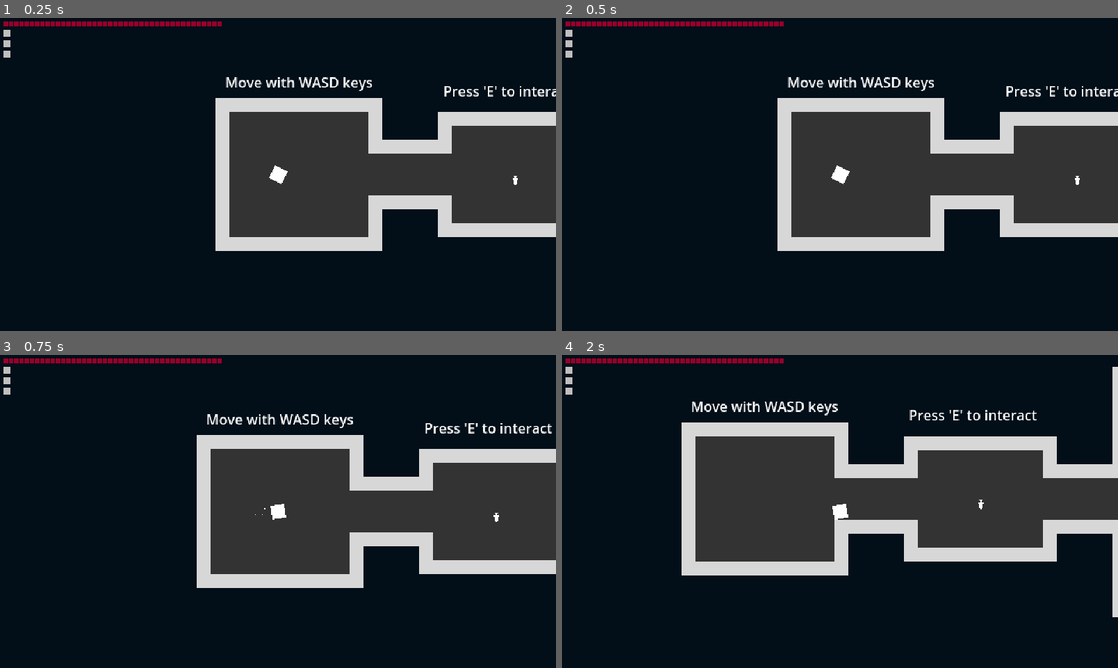
Above: before the commit, frames 1-4 (two rows, left to right).
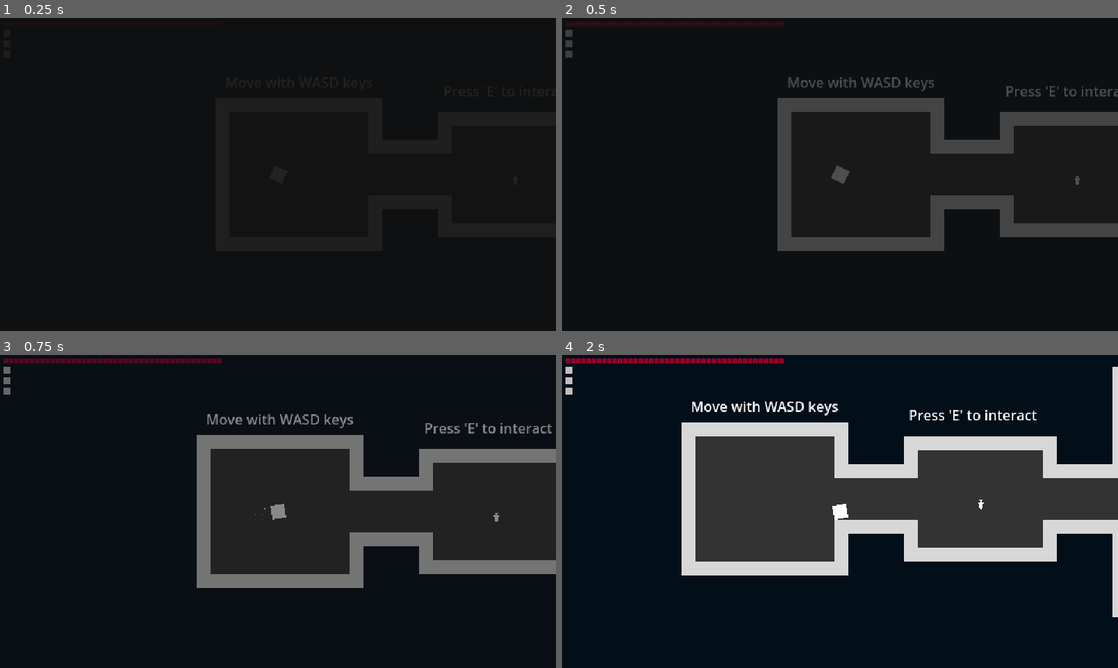
Above: after the commit, the same moments.

Repository: zMenta/Cubesh
Game: Godot game, scene res://main/main.tscn
Same seed, same stepped clock (60 frames per second), same inputs: the game is played once before the commit and once after it.
Inputs (mouse positions are in pixels of both pictures, inside the frame that each line leads up to):
- Up to frame 1 (0.25 s): no input
- Up to frame 2 (0.5 s): no input
- Up to frame 3 (0.75 s): tap E (interact) at 0.5 s; move the mouse to (400, 495) at 0.52 s; hold D (right) from 0.53 s (still down); click (400, 495) at 0.6 s
- Up to frame 4 (2 s): tap E (interact) at 1.25 s; move the mouse to (728, 527) at 1.27 s; release D (right) at 1.28 s; hold S (down) from 1.28 s (still down); tap Space (dodge) at 1.35 s

The runs differ from the first frame. In frame 1, 27% of the frame differs, in the area x 0-100%, y 1-75%; in frame 2, 27%; in frame 3, 9.3%; in frame 4, nothing differs.

Commit message:
added a intro scene

Diff:
--- /dev/null
+++ b/intro/intro.gd
@@ -0,0 +1,6 @@
+extends Control
+
+@export var main_scene : PackedScene
+
+func change_to_main() -> void:
+	get_tree().change_scene_to_packed(main_scene)
--- /dev/null
+++ b/intro/intro.tscn
@@ -0,0 +1,211 @@
+[gd_scene load_steps=6 format=3 uid="uid://lv4d606k4fpq"]
+
+[ext_resource type="Script" path="res://intro/intro.gd" id="1_wc3s4"]
+[ext_resource type="PackedScene" uid="uid://pupvaq8lygih" path="res://main/main.tscn" id="2_2evnc"]
+
+[sub_resource type="Animation" id="Animation_aw37s"]
+resource_name = "intro"
+length = 7.2
+tracks/0/type = "value"
+tracks/0/imported = false
+tracks/0/enabled = true
+tracks/0/path = NodePath("Label:position")
+tracks/0/interp = 2
+tracks/0/loop_wrap = true
+tracks/0/keys = {
+"times": PackedFloat32Array(0, 1, 1.1),
+"transitions": PackedFloat32Array(1, 1, 1),
+"update": 0,
+"values": [Vector2(649, 15), Vector2(26, 15), Vector2(38, 15)]
+}
+tracks/1/type = "value"
+tracks/1/imported = false
+tracks/1/enabled = true
+tracks/1/path = NodePath("Label2:position")
+tracks/1/interp = 2
+tracks/1/loop_wrap = true
+tracks/1/keys = {
+"times": PackedFloat32Array(1.7, 2.5),
+"transitions": PackedFloat32Array(1, 1),
+"update": 0,
+"values": [Vector2(649, 80), Vector2(57, 80)]
+}
+tracks/2/type = "value"
+tracks/2/imported = false
+tracks/2/enabled = true
+tracks/2/path = NodePath("Label3:position")
+tracks/2/interp = 2
+tracks/2/loop_wrap = true
+tracks/2/keys = {
+"times": PackedFloat32Array(2.9, 3.8),
+"transitions": PackedFloat32Array(1, 1),
+"update": 0,
+"values": [Vector2(656, 106), Vector2(57, 106)]
+}
+tracks/3/type = "value"
+tracks/3/imported = false
+tracks/3/enabled = true
+tracks/3/path = NodePath("Label4:position")
+tracks/3/interp = 2
+tracks/3/loop_wrap = true
+tracks/3/keys = {
+"times": PackedFloat32Array(4.2, 5),
+"transitions": PackedFloat32Array(1, 1),
+"update": 0,
+"values": [Vector2(674, 131), Vector2(56, 131)]
+}
+tracks/4/type = "value"
+tracks/4/imported = false
+tracks/4/enabled = true
+tracks/4/path = NodePath("ColorRect:modulate")
+tracks/4/interp = 2
+tracks/4/loop_wrap = true
+tracks/4/keys = {
+"times": PackedFloat32Array(5.4, 7, 7.3),
+"transitions": PackedFloat32Array(1, 1, 1),
+"update": 0,
+"values": [Color(1, 1, 1, 0), Color(1, 1, 1, 1), Color(1, 1, 1, 0)]
+}
+tracks/5/type = "method"
+tracks/5/imported = false
+tracks/5/enabled = true
+tracks/5/path = NodePath(".")
+tracks/5/interp = 1
+tracks/5/loop_wrap = true
+tracks/5/keys = {
+"times": PackedFloat32Array(7.1),
+"transitions": PackedFloat32Array(1),
+"values": [{
+"args": [],
+"method": &"change_to_main"
+}]
+}
+
+[sub_resource type="Animation" id="Animation_vao33"]
+length = 0.001
+tracks/0/type = "value"
+tracks/0/imported = false
+tracks/0/enabled = true
+tracks/0/path = NodePath("Label:position")
+tracks/0/interp = 1
+tracks/0/loop_wrap = true
+tracks/0/keys = {
+"times": PackedFloat32Array(0),
+"transitions": PackedFloat32Array(1),
+"update": 0,
+"values": [Vector2(13, 15)]
+}
+tracks/1/type = "value"
+tracks/1/imported = false
+tracks/1/enabled = true
+tracks/1/path = NodePath("Label2:position")
+tracks/1/interp = 1
+tracks/1/loop_wrap = true
+tracks/1/keys = {
+"times": PackedFloat32Array(0),
+"transitions": PackedFloat32Array(1),
+"update": 0,
+"values": [Vector2(649, 80)]
+}
+tracks/2/type = "value"
+tracks/2/imported = false
+tracks/2/enabled = true
+tracks/2/path = NodePath("Label3:position")
+tracks/2/interp = 1
+tracks/2/loop_wrap = true
+tracks/2/keys = {
+"times": PackedFloat32Array(0),
+"transitions": PackedFloat32Array(1),
+"update": 0,
+"values": [Vector2(656, 106)]
+}
+tracks/3/type = "value"
+tracks/3/imported = false
+tracks/3/enabled = true
+tracks/3/path = NodePath("Label4:position")
+tracks/3/interp = 1
+tracks/3/loop_wrap = true
+tracks/3/keys = {
+"times": PackedFloat32Array(0),
+"transitions": PackedFloat32Array(1),
+"update": 0,
+"values": [Vector2(674, 131)]
+}
+tracks/4/type = "value"
+tracks/4/imported = false
+tracks/4/enabled = true
+tracks/4/path = NodePath("ColorRect:modulate")
+tracks/4/interp = 1
+tracks/4/loop_wrap = true
+tracks/4/keys = {
+"times": PackedFloat32Array(0),
+"transitions": PackedFloat32Array(1),
+"update": 0,
+"values": [Color(1, 1, 1, 0)]
+}
+
+[sub_resource type="AnimationLibrary" id="AnimationLibrary_nd5i0"]
+_data = {
+"RESET": SubResource("Animation_vao33"),
+"intro": SubResource("Animation_aw37s")
+}
+
+[node name="Intro" type="Control"]
+layout_mode = 3
+anchors_preset = 0
+offset_right = 40.0
+offset_bottom = 40.0
+script = ExtResource("1_wc3s4")
+main_scene = ExtResource("2_2evnc")
+
+[node name="Label" type="Label" parent="."]
+offset_left = 13.0
+offset_top = 15.0
+offset_right = 155.0
+offset_bottom = 73.0
+theme_override_font_sizes/font_size = 40
+text = "Cubesh"
+
+[node name="Label2" type="Label" parent="."]
+offset_left = 649.0
+offset_top = 80.0
+offset_right = 791.0
+offset_bottom = 138.0
+theme_override_font_sizes/font_size = 20
+text = "Simple."
+
+[node name="Label3" type="Label" parent="."]
+offset_left = 656.0
+offset_top = 106.0
+offset_right = 798.0
+offset_bottom = 164.0
+theme_override_font_sizes/font_size = 20
+text = "Short."
+
+[node name="Label4" type="Label" parent="."]
+offset_left = 674.0
+offset_top = 131.0
+offset_right = 816.0
+offset_bottom = 189.0
+theme_override_font_sizes/font_size = 20
+text = "Adventure."
+
+[node name="AnimationPlayer" type="AnimationPlayer" parent="."]
+autoplay = "intro"
+libraries = {
+"": SubResource("AnimationLibrary_nd5i0")
+}
+
+[node name="ColorRect" type="ColorRect" parent="."]
+modulate = Color(1, 1, 1, 0)
+layout_mode = 1
+anchors_preset = 15
+anchor_right = 1.0
+anchor_bottom = 1.0
+offset_left = -15.0
+offset_top = -8.0
+offset_right = 618.0
+offset_bottom = 336.0
+grow_horizontal = 2
+grow_vertical = 2
+color = Color(0.0646965, 0.0646965, 0.0646965, 1)
--- a/main/main.tscn
+++ b/main/main.tscn
@@ -10,6 +10,43 @@
 [ext_resource type="PackedScene" uid="uid://q3clhfv747at" path="res://ui/tooltip/tooltip.tscn" id="5_p63od"]
 [ext_resource type="PackedScene" uid="uid://d2wn6iebkg5fq" path="res://ui/status_bar/status_bar.tscn" id="6_yhdsn"]
 [ext_resource type="PackedScene" uid="uid://er4kittmpl8a" path="res://ui/annoucement/announcement.tscn" id="8_ctb6j"]
+
+[sub_resource type="Animation" id="Animation_nm1i0"]
+resource_name = "intro"
+length = 1.5
+tracks/0/type = "value"
+tracks/0/imported = false
+tracks/0/enabled = true
+tracks/0/path = NodePath("ColorRect:modulate")
+tracks/0/interp = 2
+tracks/0/loop_wrap = true
+tracks/0/keys = {
+"times": PackedFloat32Array(0, 1.5),
+"transitions": PackedFloat32Array(1, 1),
+"update": 0,
+"values": [Color(1, 1, 1, 1), Color(1, 1, 1, 0)]
+}
+
+[sub_resource type="Animation" id="Animation_ex1wy"]
+length = 0.001
+tracks/0/type = "value"
+tracks/0/imported = false
+tracks/0/enabled = true
+tracks/0/path = NodePath("ColorRect:modulate")
+tracks/0/interp = 1
+tracks/0/loop_wrap = true
+tracks/0/keys = {
+"times": PackedFloat32Array(0),
+"transitions": PackedFloat32Array(1),
+"update": 0,
+"values": [Color(1, 1, 1, 0)]
+}
+
+[sub_resource type="AnimationLibrary" id="AnimationLibrary_xq7kx"]
+_data = {
+"RESET": SubResource("Animation_ex1wy"),
+"intro": SubResource("Animation_nm1i0")
+}
 
 [node name="Main" type="Node"]
 script = ExtResource("1_df2tq")
@@ -37,7 +74,27 @@
 grow_vertical = 2
 
 [node name="Annoucement" parent="UI" instance=ExtResource("8_ctb6j")]
-offset_left = -144.0
-offset_top = -110.0
-offset_right = 234.0
-offset_bottom = -78.0
+
+[node name="CanvasLayer" type="CanvasLayer" parent="."]
+
+[node name="Special effect screen" type="Node" parent="CanvasLayer"]
+
+[node name="AnimationPlayer" type="AnimationPlayer" parent="CanvasLayer/Special effect screen"]
+autoplay = "intro"
+libraries = {
+"": SubResource("AnimationLibrary_xq7kx")
+}
+
+[node name="ColorRect" type="ColorRect" parent="CanvasLayer/Special effect screen"]
+modulate = Color(1, 1, 1, 0)
+anchors_preset = 15
+anchor_right = 1.0
+anchor_bottom = 1.0
+offset_left = -15.0
+offset_top = -8.0
+offset_right = 618.0
+offset_bottom = 336.0
+grow_horizontal = 2
+grow_vertical = 2
+color = Color(0.0646965, 0.0646965, 0.0646965, 1)
+metadata/_edit_use_anchors_ = true
Not shown: 1 places in main/main.tscn that only renumber resources
